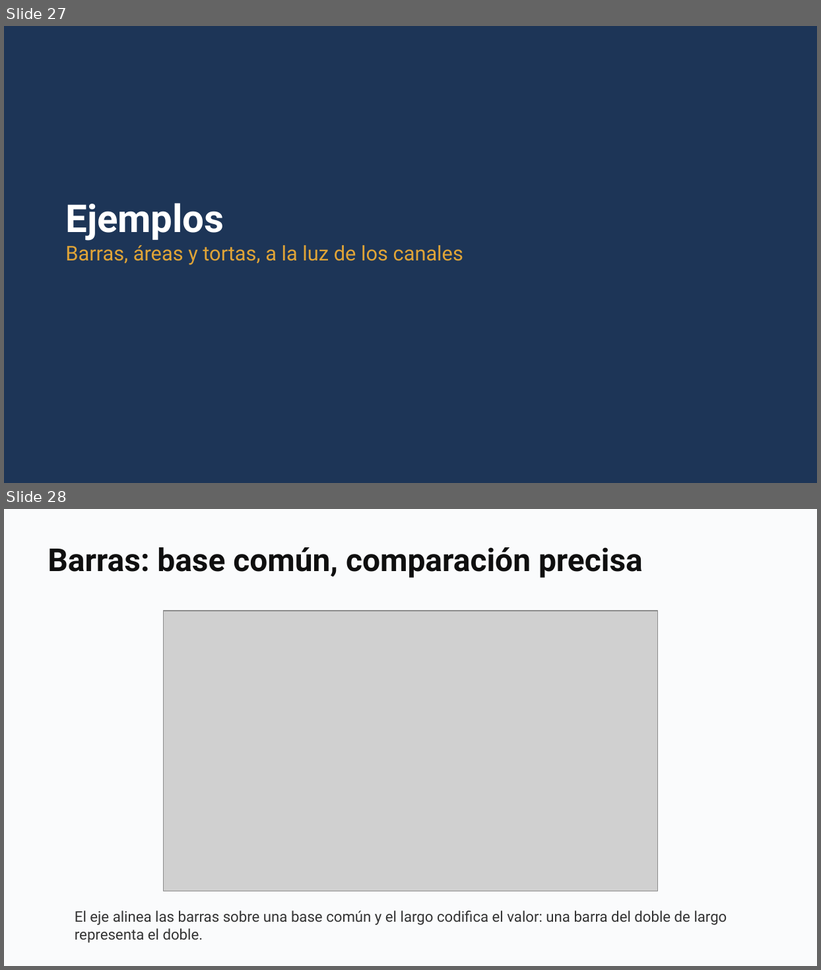
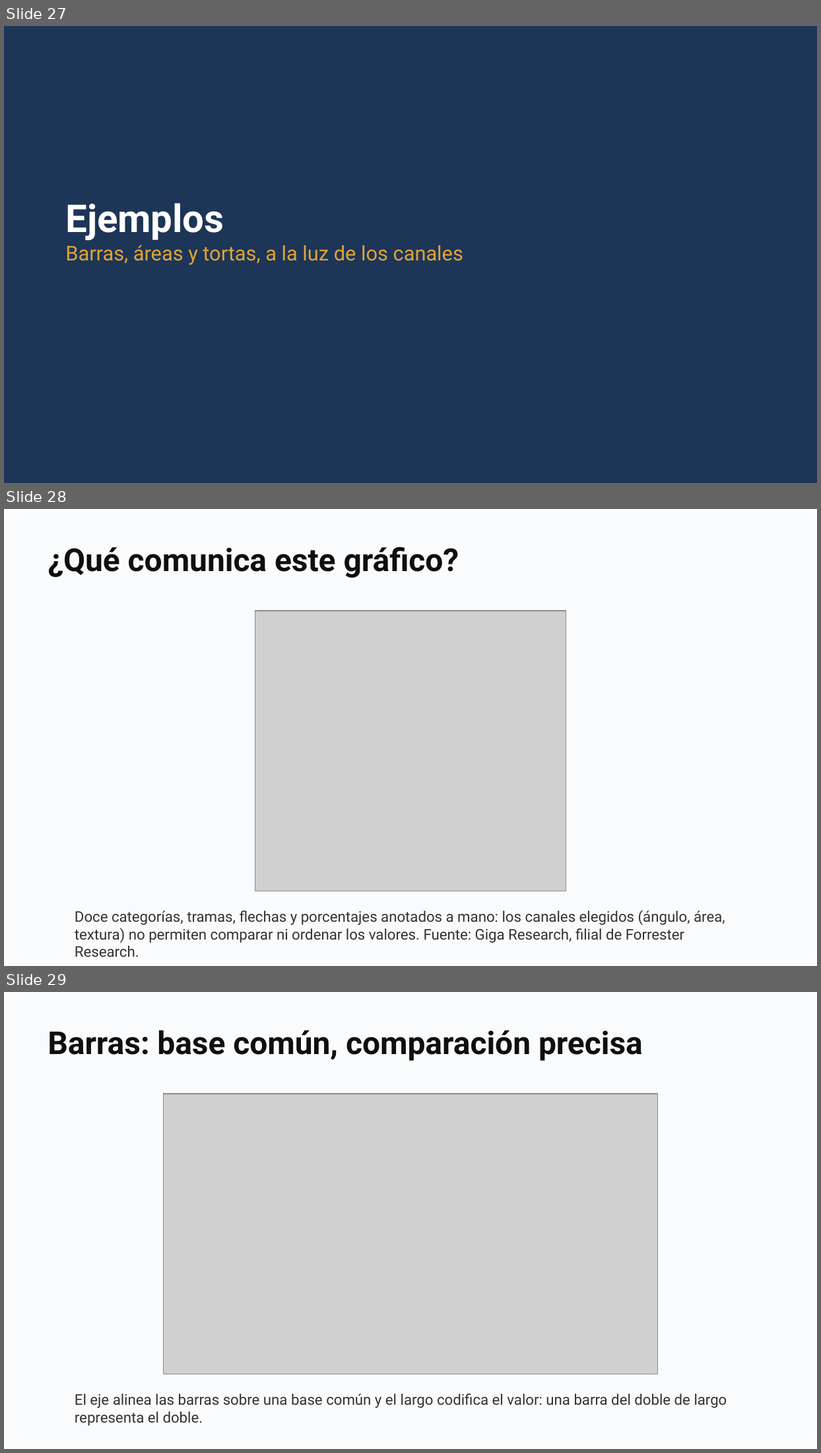
Before and after one commit to daniopitz/cienciadatos, a slide deck: presentaciones/clase03_visualizacion_eda.pptx. Shown one above the other, each under a label of ours: slides 27 and 28 before the commit, slides 27, 28 and 29 after it. The pictures are 821x970 and 821x1453 pixels, drawn with LibreOffice and Linux fonts; fonts in the diff are those of the drawing; grey boxes stand for pictures. Boxes give left, top, right and bottom in pixels: in the first picture for what was removed or moved away, otherwise in the second. Text is boxed around its words. In the diff, an @@ line names an element or a change of style, - is before the commit and + after.

```diff
--- a/presentaciones/clase03_visualizacion_eda.pptx
+++ b/presentaciones/clase03_visualizacion_eda.pptx
@@ slide 28 added at box(4, 509, 817, 966), background #FFFFFF @@
@@ rectangle added at box(4, 509, 817, 966), fill #FAFBFC @@
@@ text added at box(48, 547, 459, 578), 28 pt, text #0F0F0F, bold @@
+¿Qué comunica este gráfico?
@@ picture added at box(255, 611, 566, 891) @@
@@ text added at box(75, 910, 725, 943), 13 pt, text #333333 @@
+Doce categorías, tramas, flechas y porcentajes anotados a mano: los canales elegidos (ángulo, área, textura) no permiten comparar ni ordenar los valores. Fuente: Giga Research, filial de Forrester Research.
@@ what was slide 28 is now slide 29 @@
```
Also in this commit, not shown: 1 other file.
